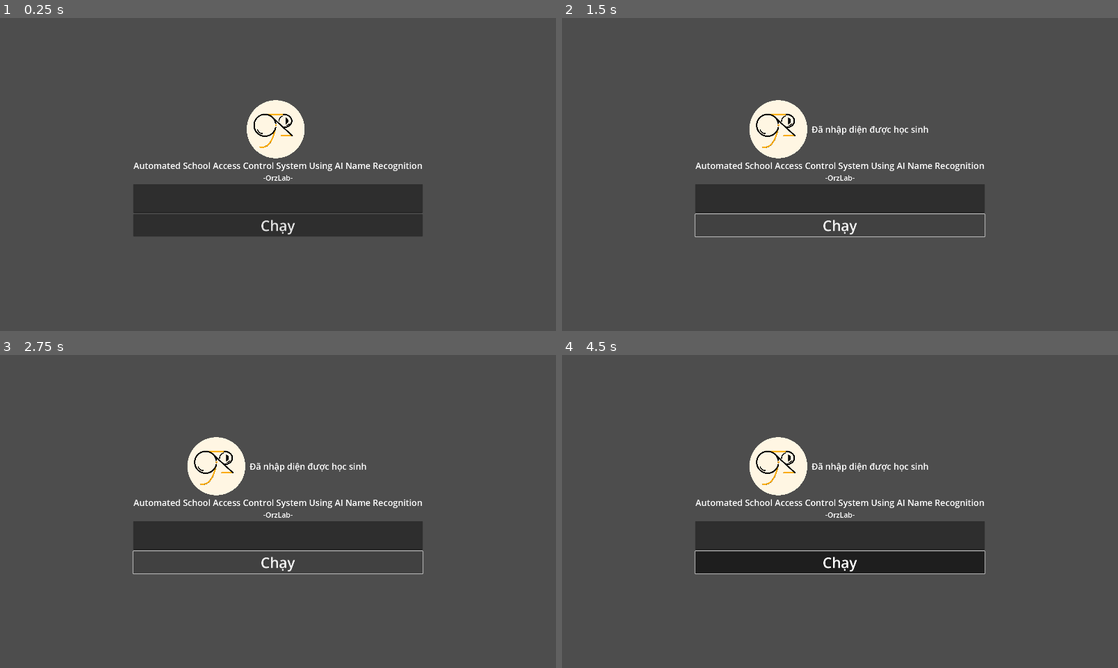
Above: before the commit, frames 1-4 (two rows, left to right).
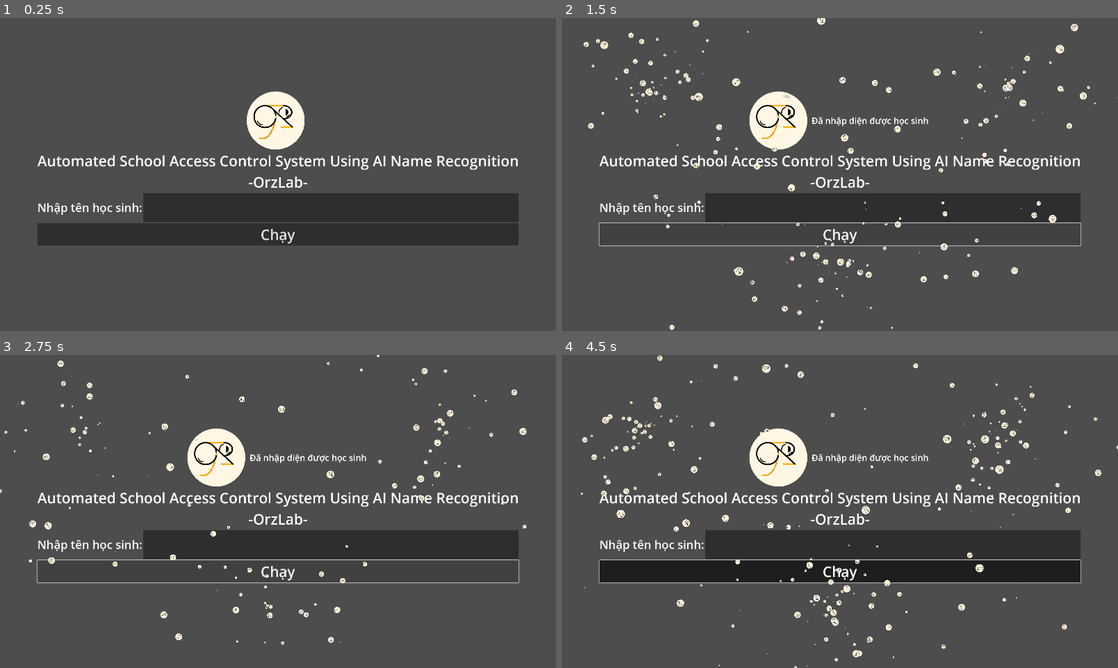
Above: after the commit, the same moments.

Repository: orz-lab/Automated-School-Access-Control-System-Using-AI-Name-Recognition
Game: Godot game, scene res://main.tscn
Two runs of this game, one before a commit and one after it. Both use one fixed random seed, a clock stepped at 60 frames per second and the inputs below.
Inputs:
- Up to frame 1 (0.25 s): no input
- Up to frame 2 (1.5 s): click "Chạy" at 0.5 s; click "Chạy" at 1.25 s
- Up to frame 3 (2.75 s): click "Chạy" at 2 s
- Up to frame 4 (4.5 s): tap Enter (enter) at 2.75, 3.6 s; hold Enter (enter) 2.78-3.53 s; hold Enter (enter) from 4.28 s (still down)

The runs differ from the first frame. In frame 1, 10% of the frame differs, in the area x 6-94%, y 23-73%; in frame 2, 8.8%; in frame 3, 8.4%; in frame 4, 13%, in the area x 3-100%, y 0-100%.

Commit message:
add effects

Diff:
--- a/automated-school-access-control-system-using-ai-name-recognition/main.gd
+++ b/automated-school-access-control-system-using-ai-name-recognition/main.gd
@@ -15,6 +15,9 @@
 		_on_button_pressed()
 
 func _on_button_pressed() -> void:
-	var output = str("Đã nhập diện được học sinh ", $VBoxContainer/TextEdit.text)
+	var output = str("Đã nhập diện được học sinh ", $VBoxContainer/HBoxContainer2/TextEdit.text)
 	$VBoxContainer/HBoxContainer/Output.text = output
-	$VBoxContainer/TextEdit.text = ""
+	$VBoxContainer/HBoxContainer2/TextEdit.text = ""
+	$Node/GPUParticles2D2.emitting = 1
+	$Node/GPUParticles2D.emitting = 1
+	$Node/GPUParticles2D3.emitting = 1
--- a/automated-school-access-control-system-using-ai-name-recognition/main.tscn
+++ b/automated-school-access-control-system-using-ai-name-recognition/main.tscn
@@ -1,7 +1,33 @@
-[gd_scene load_steps=3 format=3 uid="uid://dnkf1s8foth7g"]
+[gd_scene load_steps=6 format=3 uid="uid://dnkf1s8foth7g"]
 
 [ext_resource type="Texture2D" uid="uid://c4mh7tvfmdoq" path="res://1.0-circle.png" id="1_d5x4f"]
 [ext_resource type="Script" path="res://main.gd" id="1_xefqa"]
+
+[sub_resource type="Curve" id="Curve_jeqn0"]
+_data = [Vector2(0, 0), 0.0, 0.0, 0, 0, Vector2(0.374172, 0.761164), 0.0, 0.0, 0, 0, Vector2(1, 1), 0.0, 0.0, 0, 0]
+point_count = 3
+
+[sub_resource type="CurveTexture" id="CurveTexture_vy6qb"]
+curve = SubResource("Curve_jeqn0")
+
+[sub_resource type="ParticleProcessMaterial" id="ParticleProcessMaterial_54xr2"]
+particle_flag_disable_z = true
+angle_min = -720.0
+angle_max = 720.0
+spread = 180.0
+initial_velocity_max = 1000.0
+gravity = Vector3(0, 98, 0)
+linear_accel_min = -9.19
+linear_accel_max = 12.99
+radial_accel_min = -14.29
+radial_accel_max = 11.69
+tangential_accel_min = -35.06
+tangential_accel_max = 25.97
+damping_max = 41.9
+scale_min = 0.0
+scale_max = 0.02
+scale_curve = SubResource("CurveTexture_vy6qb")
+collision_use_scale = true
 
 [node name="Main" type="Control"]
 layout_mode = 3
@@ -46,21 +72,30 @@
 
 [node name="Name" type="Label" parent="VBoxContainer"]
 layout_mode = 2
-theme_override_font_sizes/font_size = 30
+theme_override_font_sizes/font_size = 50
 text = "Automated School Access Control System Using AI Name Recognition"
 horizontal_alignment = 1
 vertical_alignment = 1
 
 [node name="Label" type="Label" parent="VBoxContainer"]
 layout_mode = 2
-theme_override_font_sizes/font_size = 25
+theme_override_font_sizes/font_size = 50
 text = "-OrzLab-"
 horizontal_alignment = 1
 vertical_alignment = 1
 
-[node name="TextEdit" type="LineEdit" parent="VBoxContainer"]
+[node name="HBoxContainer2" type="HBoxContainer" parent="VBoxContainer"]
+layout_mode = 2
+
+[node name="Label" type="Label" parent="VBoxContainer/HBoxContainer2"]
+layout_mode = 2
+theme_override_font_sizes/font_size = 40
+text = "Nhập tên học sinh:"
+
+[node name="TextEdit" type="LineEdit" parent="VBoxContainer/HBoxContainer2"]
 custom_minimum_size = Vector2(1000, 100)
 layout_mode = 2
+size_flags_horizontal = 3
 theme_override_font_sizes/font_size = 40
 
 [node name="Button" type="Button" parent="VBoxContainer"]
@@ -68,4 +103,33 @@
 theme_override_font_sizes/font_size = 50
 text = "Chạy"
 
+[node name="Node" type="Node2D" parent="."]
+
+[node name="GPUParticles2D" type="GPUParticles2D" parent="Node"]
+position = Vector2(574, -305.661)
+scale = Vector2(1, 1.00111)
+emitting = false
+amount = 100
+process_material = SubResource("ParticleProcessMaterial_54xr2")
+texture = ExtResource("1_d5x4f")
+one_shot = true
+
+[node name="GPUParticles2D2" type="GPUParticles2D" parent="Node"]
+position = Vector2(-671, -296.671)
+scale = Vector2(1, 1.00111)
+emitting = false
+amount = 100
+process_material = SubResource("ParticleProcessMaterial_54xr2")
+texture = ExtResource("1_d5x4f")
+one_shot = true
+
+[node name="GPUParticles2D3" type="GPUParticles2D" parent="Node"]
+position = Vector2(-32, 314.651)
+scale = Vector2(1, 1.00111)
+emitting = false
+amount = 100
+process_material = SubResource("ParticleProcessMaterial_54xr2")
+texture = ExtResource("1_d5x4f")
+one_shot = true
+
 [connection signal="pressed" from="VBoxContainer/Button" to="." method="_on_button_pressed"]
Not shown, changed: docs/index.html
Not shown, changed: docs/index.pck
